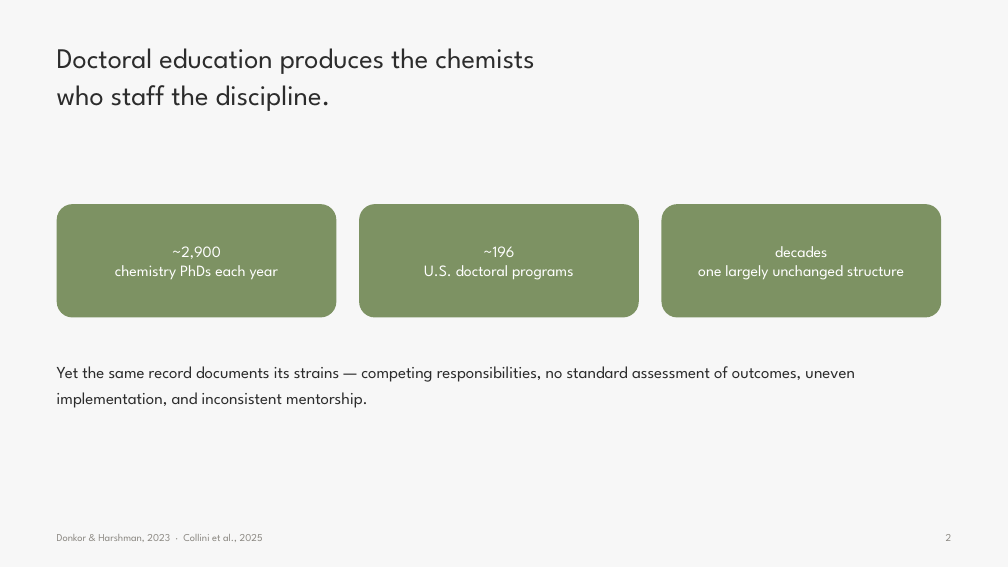
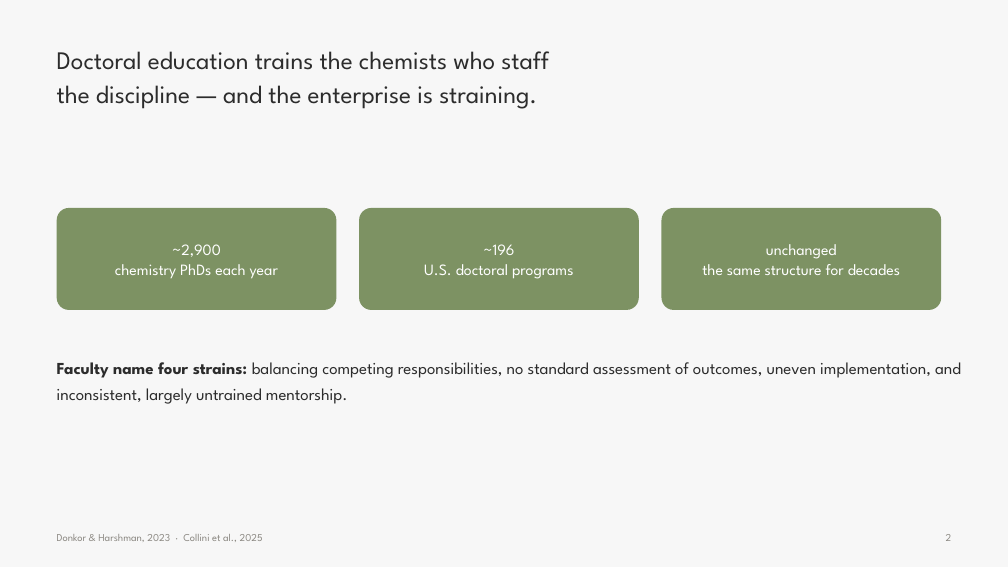
Before and after one commit to 7ahra/resnet_exploration, a slide deck: slide 2 of bcce_2026_faculty_beliefs/BCCE2026_faculty_beliefs.pptx. Drawn at 1008x567 pixels with LibreOffice and Linux fonts; fonts in the diff are those of the drawing; background and template pictures are left out. Boxes give left, top, right and bottom in pixels: in the first picture for what was removed or moved away, otherwise in the second. Text is boxed around its words. In the diff, an @@ line names an element or a change of style, - is before the commit and + after.

```diff
--- a/bcce_2026_faculty_beliefs/BCCE2026_faculty_beliefs.pptx
+++ b/bcce_2026_faculty_beliefs/BCCE2026_faculty_beliefs.pptx
@@ text at (x1=57, y1=51, x2=549, y2=109): text changed; size 27 to 24 pt @@
-Doctoral education produces the chemists
-who staff the discipline.
+Doctoral education trains the chemists who staff
+the discipline — and the enterprise is straining.
@@ rounded rectangle resized from (x1=57, y1=204, x2=337, y2=318) to (x1=57, y1=208, x2=337, y2=310) @@
@@ text "~2,900" at (x1=115, y1=244, x2=278, y2=279): line spacing 1.02 to 1.05 @@
@@ rounded rectangle resized from (x1=359, y1=204, x2=639, y2=318) to (x1=359, y1=208, x2=639, y2=310) @@
@@ text "~196" at (x1=424, y1=244, x2=574, y2=279): line spacing 1.02 to 1.05 @@
@@ proportions changed in 3 elements at (x1=57, y1=208, x2=337, y2=310), (x1=359, y1=208, x2=639, y2=310), (x1=662, y1=208, x2=941, y2=310) @@
@@ rounded rectangle resized from (x1=662, y1=204, x2=941, y2=318) to (x1=662, y1=208, x2=941, y2=310) @@
@@ text at (x1=702, y1=244, x2=900, y2=275): text changed @@
-decades
-one largely unchanged structure
+unchanged
+the same structure for decades
@@ text at (x1=57, y1=362, x2=961, y2=404): text changed @@
-Yet the same record documents its strains — competing responsibilities, no standard assessment of outcomes, uneven implementation, and inconsistent mentorship.
+Faculty name four strains: balancing competing responsibilities, no standard assessment of outcomes, uneven implementation, and inconsistent, largely untrained mentorship.
```
Also in this commit, not shown: 9 other slides changed, 5 slides added, 6 slides removed, 3 other files.
